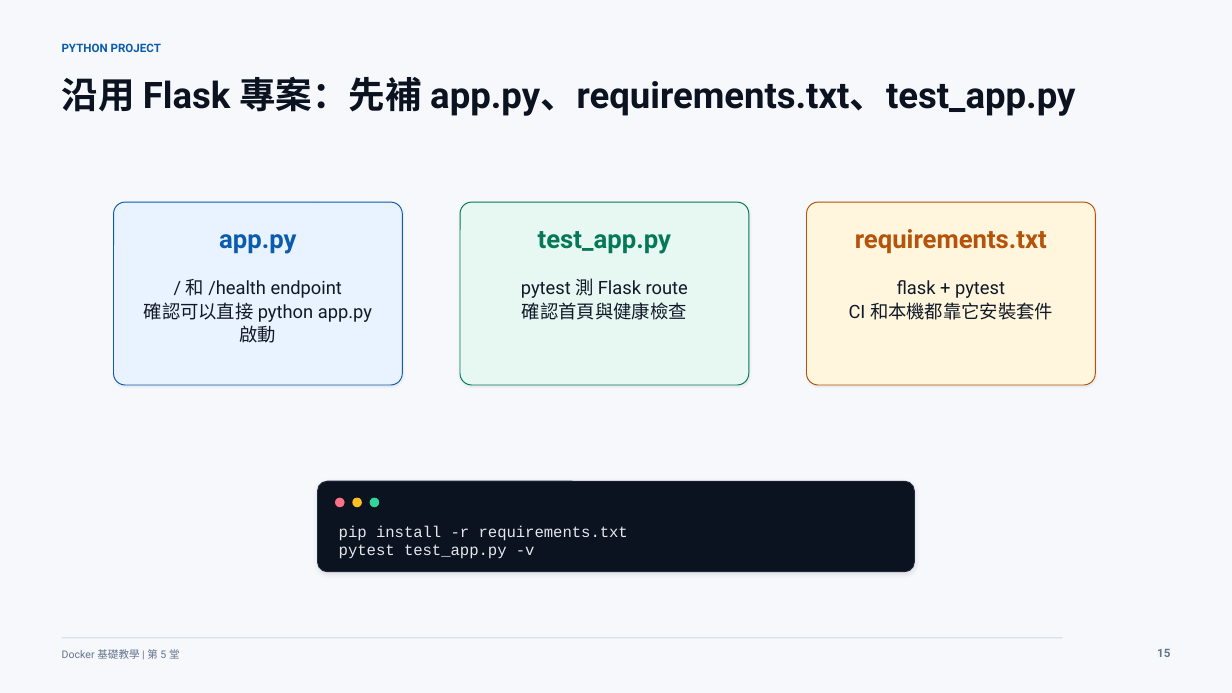
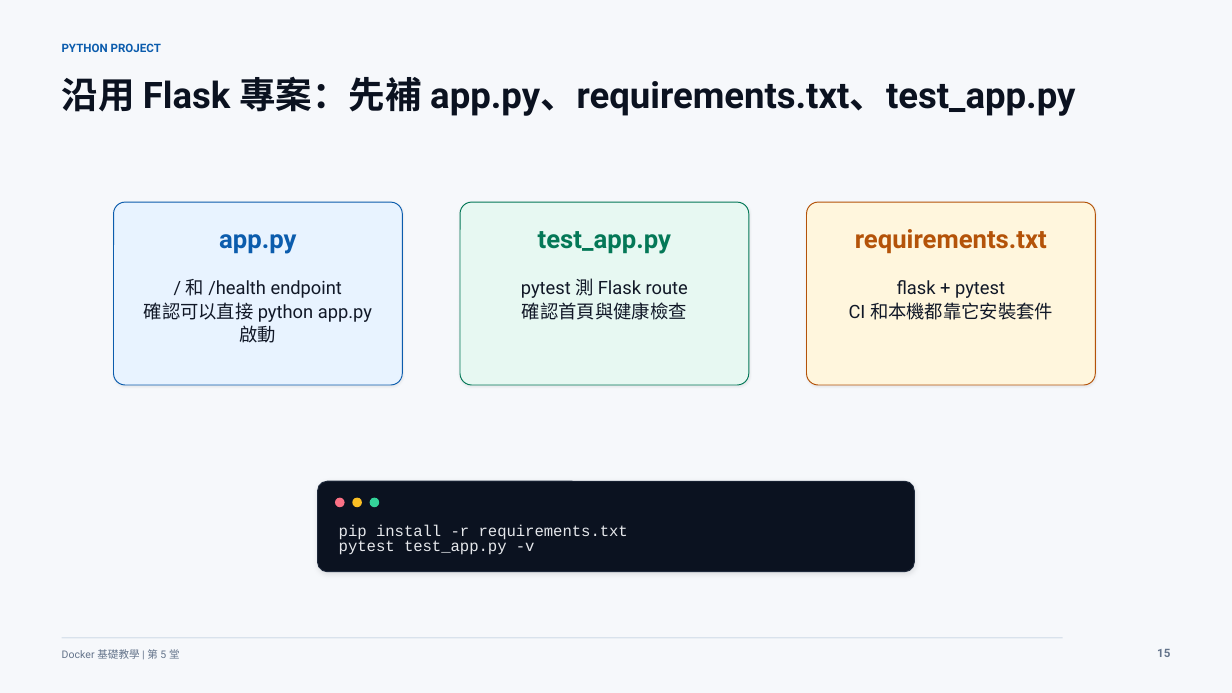
Before and after one commit to lalalalaluk/docker-practice, a slide deck: slide 15 of slides/docker-session5-cicd-github-actions.pptx. Drawn at 1232x693 pixels with LibreOffice and Linux fonts; fonts in the diff are those of the drawing. Boxes give left, top, right and bottom in pixels: in the first picture for what was removed or moved away, otherwise in the second. Text is boxed around its words. In the diff, an @@ line names an element or a change of style, - is before the commit and + after.

```diff
--- a/slides/docker-session5-cicd-github-actions.pptx
+++ b/slides/docker-session5-cicd-github-actions.pptx
@@ text "pip install -r requirements.txt" at (x1=339, y1=524, x2=628, y2=555): line spacing 0.94 to 0.84 @@
```
Also in this commit, not shown: 9 other slides changed.
